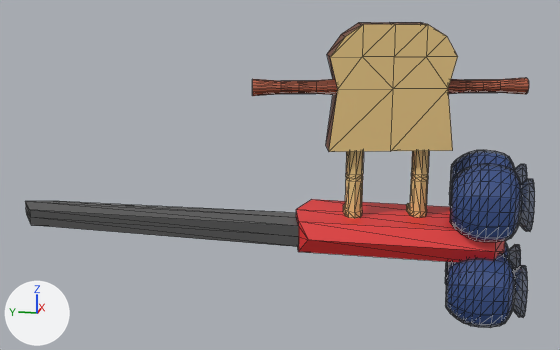
Two versions of the glTF model blender/JamMan.glb, one commit apart.
Camera for both pictures: a 50 mm camera at (-12.63, -5.44, 4.01) aimed at (0.02, -2.91, 0.85). Lighting does not change. The marker at lower left points along +X, +Y and +Z. Mesh edges are drawn as thin lines. Where no turn or scale is listed for an object, it has been applied to the vertices. Vertices at the same position are counted once.

Objects in the first picture: 'ButterKnife', 'JaManimated', 'JamJar', 'JamJar.001', 'JamJar.003'.
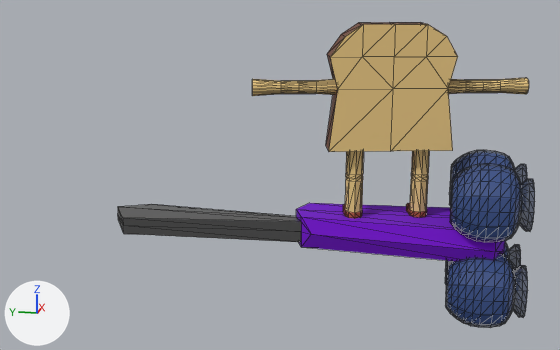
Location of each change, [x1, y1, x2, y2] in pixels of the pictures (560 x 350 px; the box of a moved part takes in the faces that stretch with it):
'JaManimated', surface changed: [252, 53, 529, 218] in both
'ButterKnife', recoloured, surface changed, reshaped (red to purple, 19% narrower, 8% shorter): before [25, 199, 505, 262]; after [118, 203, 505, 261]
part 1 of me_cube_002, moved or reshaped: before [25, 199, 495, 262]; after [118, 203, 495, 261]

The change, as a list of edits to the scene's bpy script:
```text
Add img_jammanuvmap:
    img_jammanuvmap = load_image('JamManUVMap', '_unpacked/JamManUVMap', 64, 64, 'sRGB')
Change mat_knifemanche:
    mat_knifemanche.base_color: (0.8, 0.0311, 0.0311) -> (0.166, 0.0, 0.596)  # red #e73131 -> purple #7100cb
    mat_knifemanche.roughness: 0.5 -> 1.0
Change mat_uvjamman:
    mat_uvjamman.texture: img_uvjarman -> img_jammanuvmap
    mat_uvjamman.roughness: 0.5 -> 1.0
Add mat_uvjamman_eyes:
    mat_uvjamman_eyes = principled_material('UVJamMan.EYES')
    mat_uvjamman_eyes.texture = img_jammanuvmap
    mat_uvjamman_eyes.roughness = 1.0
Add mat_uvjamman_mouth:
    mat_uvjamman_mouth = principled_material('UVJamMan.MOUTH')
    mat_uvjamman_mouth.texture = img_jammanuvmap
    mat_uvjamman_mouth.roughness = 1.0
Change me_cube_002:
    used by ob_butterknife; location = (0.0, -2.88, 0.0)
    remove me_cube_002.from_pydata(...)  # 32 vertices, 60 faces; spans x -0.81..0.81, y -3.81..4.75, z -0.26..0.27
    add me_cube_002.from_pydata(...)  # 32 vertices, 60 faces; spans x -0.81..0.81, y -3.81..2.94, z -0.26..0.27
    me_cube_002 part 1: 19 of 32 vertices moved; they spanned x -0.81..0.81, y -0.67..4.75, z -0.26..0.27 and now span x -0.69..0.69, y -0.67..2.94, z -0.26..0.27; mean shift (0.01, -0.76, 0.0); largest move (-0.54, 4.36, -0.14) -> (-0.69, 2.56, -0.14)
Change me_cube_004:
    where me_cube_004.from_pydata(...)  # 308 vertices, 596 faces; spans x -0.66..0.66, y -2.18..2.18, z 0.0..3.15
    used by ob_jamanimated; location = (-0.08, -4.73, 0.26)
    me_cube_004 part 2: 596 kept faces spanning x -0.66..0.66, y -2.18..2.18, z 0.0..3.15 get new texture (UV) coordinates
    add me_cube_004.materials.append(mat_uvjamman_eyes)  # picture img_jammanuvmap
    add me_cube_004.materials.append(mat_uvjamman_mouth)  # picture img_jammanuvmap
```
